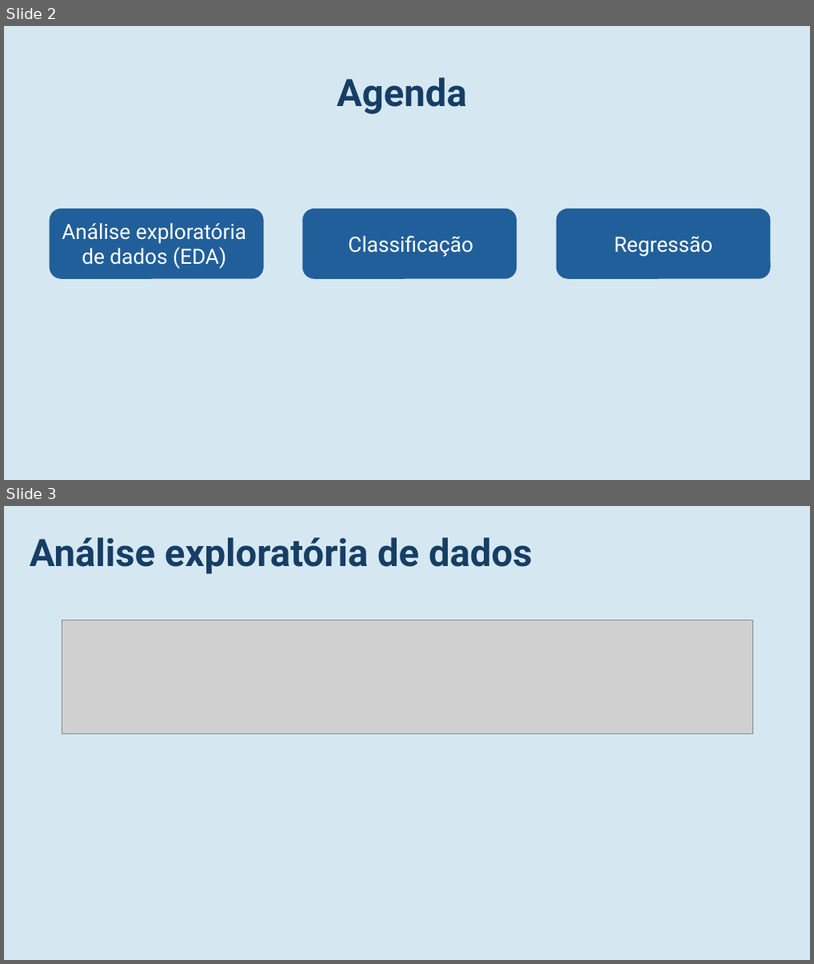
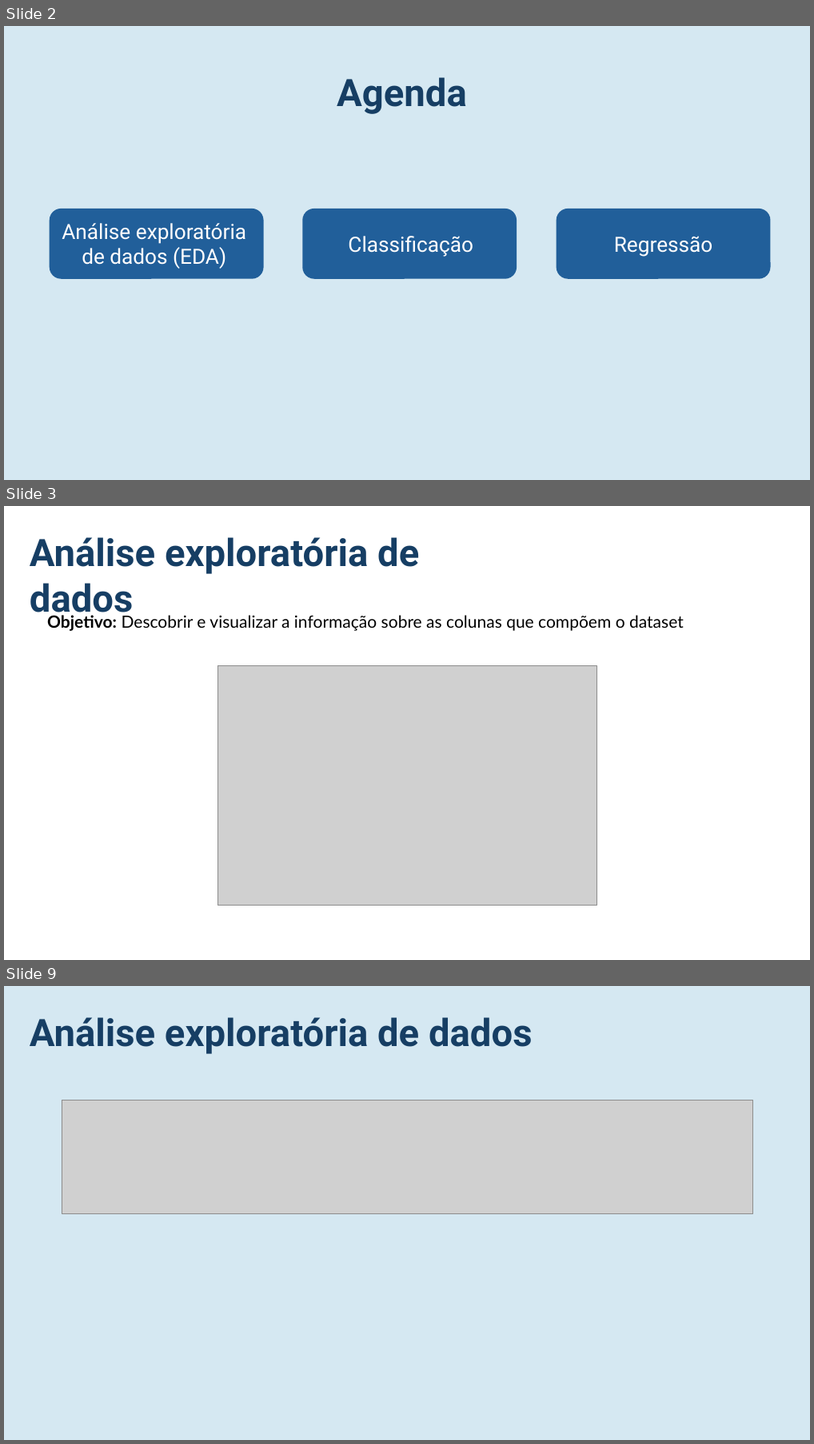
Before and after one commit to miguelamoreira/wineNotebook, a slide deck: apresentacao.pptx. Shown one above the other, each under a label of ours: slides 2 and 3 before the commit, slides 2, 3 and 9 after it; the slides between them are not shown. The pictures are 814x964 and 814x1444 pixels, drawn with LibreOffice and Linux fonts; fonts in the diff are those of the drawing; grey boxes stand for pictures. Boxes give left, top, right and bottom in pixels: in the first picture for what was removed or moved away, otherwise in the second. Text is boxed around its words. In the diff, an @@ line names an element or a change of style, - is before the commit and + after.

```diff
--- a/apresentacao.pptx
+++ b/apresentacao.pptx
@@ slide 3 added at bbox=[4, 506, 810, 960], background #FFFFFF @@
@@ text added at bbox=[30, 537, 419, 620], 45 pt, text #163E64, bold @@
+Análise exploratória de dados
@@ text added at bbox=[47, 615, 684, 631], 20 pt, text #000000 @@
+Objetivo: Descobrir e visualizar a informação sobre as colunas que compõem o dataset
@@ picture added at bbox=[218, 666, 597, 905] @@
@@ what was slide 3 is now slide 9 @@
```
Also in this commit, not shown: 1 slide changed, 5 other slides added, 1 slide removed, 1 other file.
